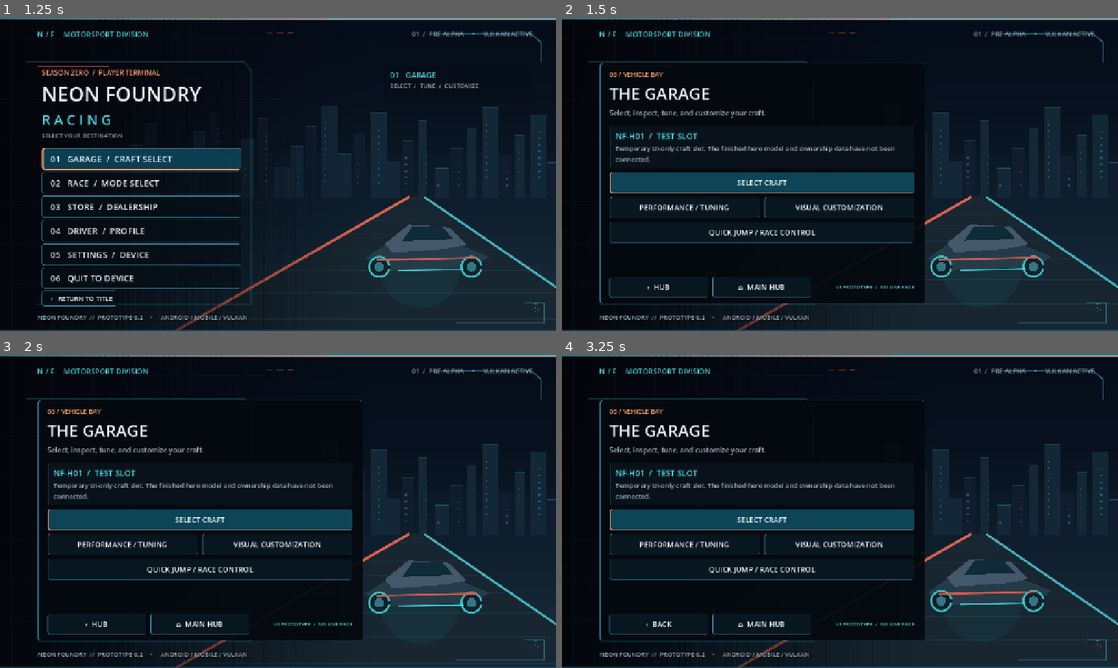
Above: before the commit, frames 1-4 (two rows, left to right).
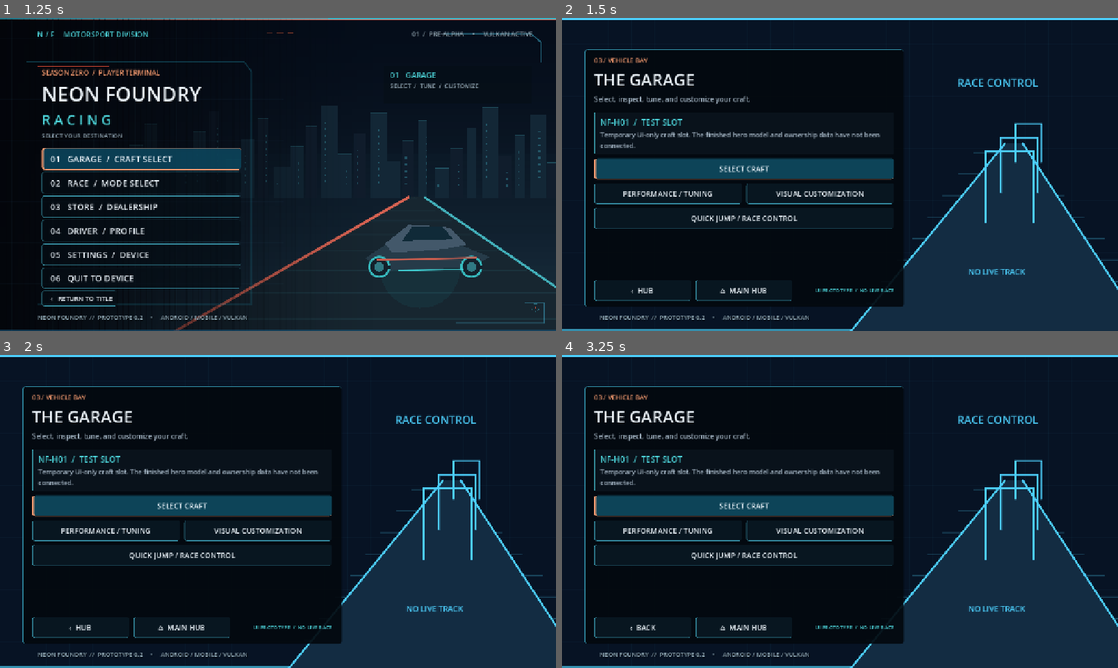
Above: after the commit, the same moments.

Repository: tpylman90-ctrl/NeonFoundry-Racing
Game: Godot game, scene res://scenes/title_menu.tscn
Two runs of this game, one before a commit and one after it. Both use one fixed random seed, a clock stepped at 60 frames per second and the inputs below.
Inputs:
- Up to frame 1 (1.25 s): click "›› ENTER THE FOUNDRY" at 0.5 s
- Up to frame 2 (1.5 s): click "01 GARAGE / CRAFT SELECT" at 1.25 s
- Up to frame 3 (2 s): no input
- Up to frame 4 (3.25 s): click "SELECT CRAFT" at 2 s; click "USE UI TEST SLOT" at 2.75 s

Frame 1 is identical in both runs. In frame 2, 20% of the frame differs, in the area x 0-100%, y 0-100%; in frame 3, 20%; in frame 4, 21%.

Commit message:
Give dealership, driver profile and race control distinct full-screen scenes

Diff:
--- /dev/null
+++ b/game/scenes/dealership.tscn
@@ -0,0 +1,12 @@
+[gd_scene load_steps=2 format=3]
+
+[ext_resource type="Script" path="res://scripts/flow_screen.gd" id="1"]
+
+[node name="Dealership" type="Control"]
+layout_mode = 3
+anchors_preset = 15
+anchor_right = 1.0
+anchor_bottom = 1.0
+grow_horizontal = 2
+grow_vertical = 2
+script = ExtResource("1")
--- /dev/null
+++ b/game/scenes/driver_profile.tscn
@@ -0,0 +1,12 @@
+[gd_scene load_steps=2 format=3]
+
+[ext_resource type="Script" path="res://scripts/flow_screen.gd" id="1"]
+
+[node name="DriverProfile" type="Control"]
+layout_mode = 3
+anchors_preset = 15
+anchor_right = 1.0
+anchor_bottom = 1.0
+grow_horizontal = 2
+grow_vertical = 2
+script = ExtResource("1")
--- /dev/null
+++ b/game/scenes/race_control.tscn
@@ -0,0 +1,12 @@
+[gd_scene load_steps=2 format=3]
+
+[ext_resource type="Script" path="res://scripts/flow_screen.gd" id="1"]
+
+[node name="RaceControl" type="Control"]
+layout_mode = 3
+anchors_preset = 15
+anchor_right = 1.0
+anchor_bottom = 1.0
+grow_horizontal = 2
+grow_vertical = 2
+script = ExtResource("1")
--- a/game/scripts/flow_screen.gd
+++ b/game/scripts/flow_screen.gd
@@ -1,4 +1,5 @@
 extends Control
+const PageBackdrop = preload("res://scripts/page_backdrop.gd")
 ## Lightweight, touch-first navigation skeleton. No craft, race, checkout, or rewards are simulated as production gameplay.
 signal request_main_menu
 signal request_device_settings
@@ -21,6 +22,7 @@
 var selected_craft: String = "NF-H01 / UI TEST MULE"
 var _history: Array[String] = []
 var _eyebrow: Label
+var _stage: Control
 var _title: Label
 var _summary: Label
 var _content: VBoxContainer
@@ -32,12 +34,17 @@
 	_build_shell()
 
 func _build_shell() -> void:
+	_stage = Control.new()
+	_stage.name = "PageAtmosphere"
+	_stage.set_script(PageBackdrop)
+	_stage.set_anchors_and_offsets_preset(Control.PRESET_FULL_RECT)
+	add_child(_stage)
 	var panel := PanelContainer.new()
 	panel.name = "FlowPanel"
-	panel.anchor_left = 0.067
-	panel.anchor_top = 0.145
-	panel.anchor_right = 0.652
-	panel.anchor_bottom = 0.912
+	panel.anchor_left = 0.04
+	panel.anchor_top = 0.10
+	panel.anchor_right = 0.615
+	panel.anchor_bottom = 0.923
 	panel.mouse_filter = Control.MOUSE_FILTER_STOP
 	var style := StyleBoxFlat.new()
 	style.bg_color = Color(0.013, 0.035, 0.057, 0.93)
@@ -215,6 +222,9 @@
 	_goto("results")
 
 func _render() -> void:
+	if _stage != null:
+		_stage.set("current_page", current_page)
+		_stage.queue_redraw()
 	if _content == null:
 		return
 	for item in _content.get_children():
--- /dev/null
+++ b/game/scripts/page_backdrop.gd
@@ -0,0 +1,101 @@
+extends Control
+## Purpose-built full-screen backgrounds for each independent page.
+## All panels remain native Godot controls; artwork never captures touch input.
+var current_page: String = "store"
+
+func _ready() -> void:
+	mouse_filter = Control.MOUSE_FILTER_IGNORE
+	resized.connect(queue_redraw)
+
+func _draw() -> void:
+	var w: float = size.x
+	var h: float = size.y
+	if w < 10 or h < 10:
+		return
+	var store: bool = current_page.begins_with("store")
+	var profile: bool = current_page in ["profile", "controls", "achievements"]
+	var results: bool = current_page == "results"
+	var event: bool = not store and not profile and not results
+	var base: Color = Color("10141c") if store else (Color("101e2a") if profile else Color("071324"))
+	var accent: Color = Color("ffae6e") if store else (Color("74e5dd") if profile else Color("4ccefa"))
+	draw_rect(Rect2(0, 0, w, h), base)
+	for i in range(25):
+		var x: float = float(i) * w / 24.0
+		draw_line(Vector2(x, 0), Vector2(x, h), Color(accent.r, accent.g, accent.b, 0.035), 1.0)
+	for i in range(13):
+		var y: float = float(i) * h / 12.0
+		draw_line(Vector2(0, y), Vector2(w, y), Color(accent.r, accent.g, accent.b, 0.04), 1.0)
+	draw_rect(Rect2(0, 0, w, 5), accent)
+	draw_rect(Rect2(0, h - 5, w, 5), accent.darkened(0.3))
+	draw_line(Vector2(w * 0.71, 0), Vector2(w * 0.71, h), Color(accent.r, accent.g, accent.b, 0.13), 1.0)
+	var cx: float = w * 0.805
+	var cy: float = h * 0.52
+	if store:
+		draw_rect(Rect2(w * 0.625, h * 0.24, w * 0.32, h * 0.55), Color("202e38"))
+		for i in range(3):
+			var tx: float = w * (0.666 + float(i) * 0.098)
+			var ty: float = h * (0.64 - 0.045 * float(i % 2))
+			draw_colored_polygon(PackedVector2Array([
+				Vector2(tx - 42, ty), Vector2(tx - 20, ty - 38),
+				Vector2(tx + 34, ty - 34), Vector2(tx + 57, ty),
+				Vector2(tx + 10, ty + 20), Vector2(tx - 28, ty + 20)
+			]), Color("4c6170"))
+			draw_line(Vector2(tx - 28, ty + 23), Vector2(tx + 56, ty + 23), accent, 4.0, true)
+			draw_rect(Rect2(tx - 49, ty + 32, 106, 6), Color("17242b"))
+		draw_string(ThemeDB.fallback_font, Vector2(w * 0.66, h * 0.22), "DEALERSHIP", HORIZONTAL_ALIGNMENT_LEFT, -1, 30, accent)
+		draw_string(ThemeDB.fallback_font, Vector2(w * 0.65, h * 0.86), "SHOWROOM / PRE-ALPHA", HORIZONTAL_ALIGNMENT_LEFT, -1, 17, accent)
+	elif profile:
+		draw_arc(Vector2(cx, cy - 46), 112.0, 0, TAU, 88, Color(accent.r, accent.g, accent.b, 0.43), 3.5, true)
+		draw_arc(Vector2(cx, cy - 46), 87.0, 0.4, TAU - 0.4, 88, Color(accent.r, accent.g, accent.b, 0.30), 1.8, true)
+		draw_circle(Vector2(cx, cy - 87), 30, Color("48677c"))
+		draw_colored_polygon(PackedVector2Array([
+			Vector2(cx - 72, cy + 6), Vector2(cx - 51, cy - 30),
+			Vector2(cx + 51, cy - 30), Vector2(cx + 72, cy + 6)
+		]), Color("48677c"))
+		for i in range(4):
+			draw_rect(Rect2(cx - 115, cy + 115 + float(i) * 22, 230, 9), Color("203849"))
+			draw_rect(Rect2(cx - 115, cy + 115 + float(i) * 22, 45.0 + float(i % 3) * 36, 9), accent.darkened(0.40))
+		draw_string(ThemeDB.fallback_font, Vector2(w * 0.714, h * 0.24), "DRIVER IDENTITY", HORIZONTAL_ALIGNMENT_LEFT, -1, 26, accent)
+	elif results:
+		var sizes: Array[float] = [70.0, 124.0, 92.0]
+		for i in range(3):
+			var x: float = cx - 134 + float(i) * 112.0
+			var height: float = sizes[i]
+			draw_rect(Rect2(x - 42, cy + 70 - height, 85, height), Color("235267"))
+			draw_rect(Rect2(x - 42, cy + 70 - height, 85, 7), accent)
+			draw_string(ThemeDB.fallback_font, Vector2(x - 13, cy + 46 - height), str(i + 1), HORIZONTAL_ALIGNMENT_LEFT, -1, 29, Color("e8eff2"))
+		draw_string(ThemeDB.fallback_font, Vector2(w * 0.69, h * 0.24), "RESULTS / DEMO", HORIZONTAL_ALIGNMENT_LEFT, -1, 27, accent)
+	elif event:
+		for layer in range(8):
+			var depth: float = float(layer) / 8.0
+			var yy: float = h * (0.43 + depth * 0.55)
+			draw_line(Vector2(w * (0.74 - depth * 0.22), yy), Vector2(w * (0.83 + depth * 0.29), yy), Color(accent.r, accent.g, accent.b, 0.18 + depth * 0.15), 1.7, true)
+		draw_colored_polygon(PackedVector2Array([
+			Vector2(cx - 10, h * 0.40), Vector2(cx + 30, h * 0.40),
+			Vector2(w * 1.05, h), Vector2(w * 0.52, h)
+		]), Color("132c42"))
+		draw_line(Vector2(cx - 10, h * 0.40), Vector2(w * 0.52, h), accent, 3.2, true)
+		draw_line(Vector2(cx + 30, h * 0.40), Vector2(w * 1.05, h), accent, 3.2, true)
+		for i in range(3):
+			var z: float = 1.0 - float(i) * 0.23
+			var x: float = cx + 22 * float(i)
+			var y: float = h * (0.54 - float(i) * 0.07)
+			var wide: float = 55.0 * z
+			var high: float = 82.0 * z
+			draw_polyline(PackedVector2Array([
+				Vector2(x - wide, y + high), Vector2(x - wide, y - high),
+				Vector2(x + wide, y - high), Vector2(x + wide, y + high)
+			]), accent, 3.0, true)
+		var tag: String = "RACE CONTROL"
+		if current_page == "tracks":
+			tag = "TRACK SELECT"
+		elif current_page == "lobby":
+			tag = "GRID / PRE-RACE"
+		elif current_page == "race_demo":
+			tag = "TELEMETRY SIMULATION"
+		elif current_page == "pause":
+			tag = "RACE PAUSED"
+		elif current_page == "loading":
+			tag = "LOADING"
+		draw_string(ThemeDB.fallback_font, Vector2(w * 0.71, h * 0.22), tag, HORIZONTAL_ALIGNMENT_LEFT, -1, 25, accent)
+		draw_string(ThemeDB.fallback_font, Vector2(w * 0.73, h * 0.82), "NO LIVE TRACK", HORIZONTAL_ALIGNMENT_LEFT, -1, 18, accent)
